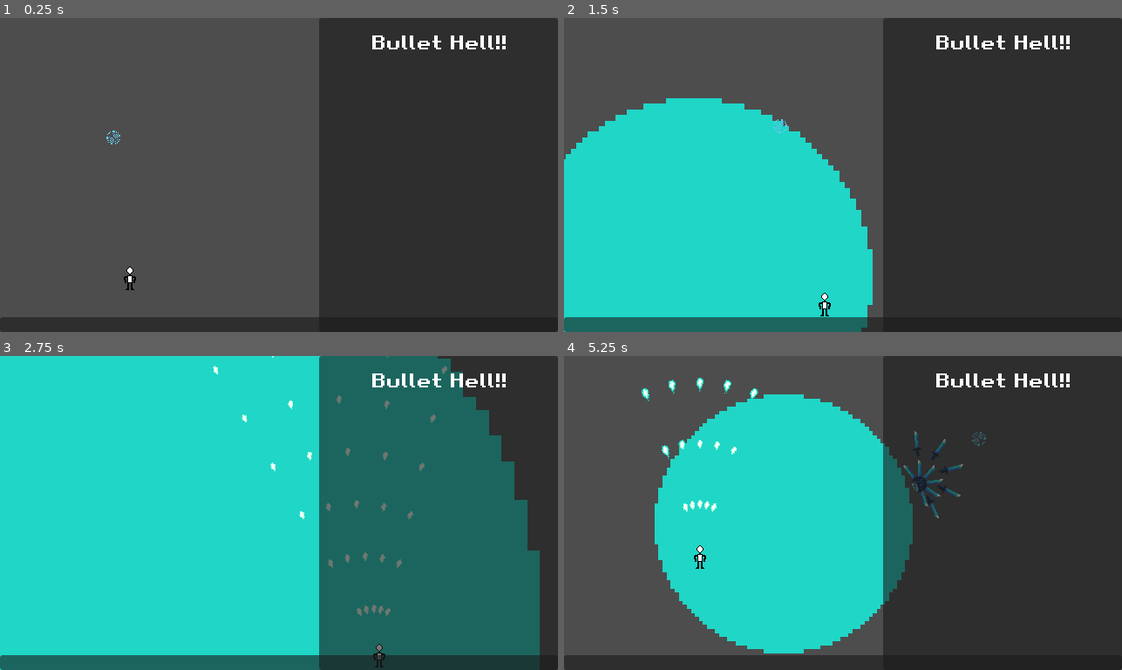
Above: before the commit, frames 1-4 (two rows, left to right).
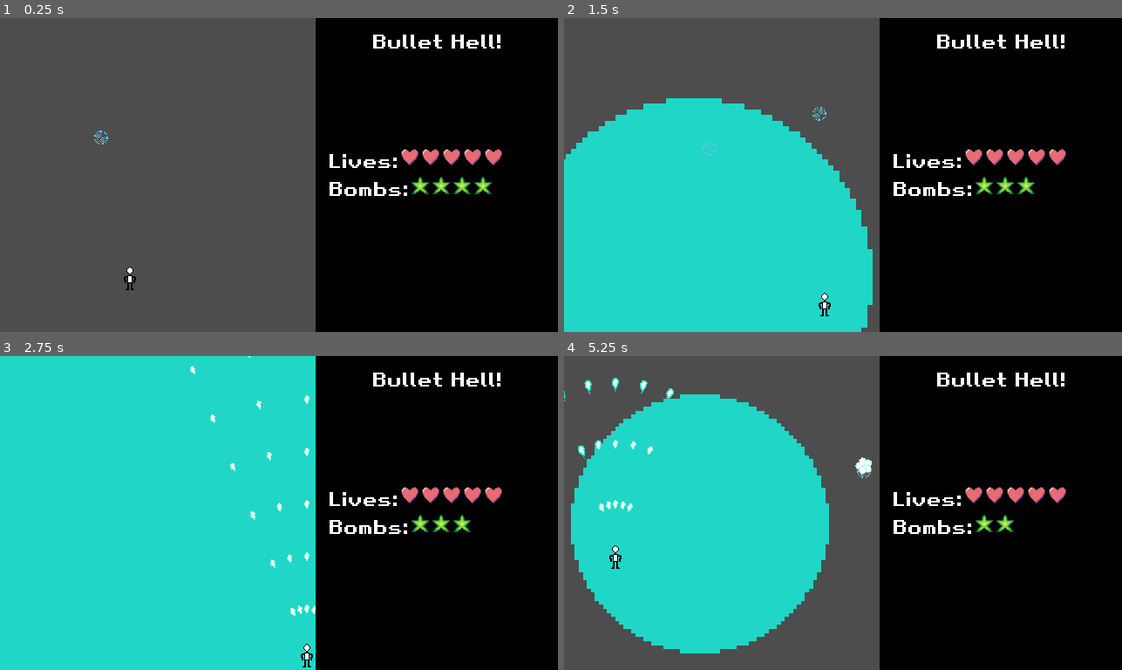
Above: after the commit, the same moments.

Repository: PhotonChaos/BulletHell
Game: Godot game, scene res://scenes/game.tscn
Two runs of this game, one before a commit and one after it. Both use one fixed random seed, a clock stepped at 60 frames per second and the inputs below.
Inputs:
- Up to frame 1 (0.25 s): no input
- Up to frame 2 (1.5 s): hold Right (move_right) 0.53-1.28 s; hold X (secondary) 0.53-1.28 s; hold Down (move_down) from 1.28 s (still down); tap Shift (focus) at 1.35 s
- Up to frame 3 (2.75 s): tap X (secondary) at 1.55, 2.3 s; release Down (move_down) at 2.03 s; hold Right (move_right) from 2.03 s (still down); hold Z (primary) from 2.03 s (still down)
- Up to frame 4 (5.25 s): release Right (move_right) at 2.78 s; release Z (primary) at 2.78 s; hold Up (move_up) 2.78-3.53 s; tap X (secondary) at 2.85, 4.55 s; hold X (secondary) 3.53-4.28 s; hold Left (move_left) 3.53-5.03 s; tap Shift (focus) at 4.35 s; hold Down (move_down) from 5.03 s (still down); hold Z (primary) from 5.03 s (still down)

The runs differ from the first frame. In frame 1, 46% of the frame differs, in the area x 0-100%, y 0-100%; in frame 2, 46%; in frame 3, 46%; in frame 4, 68%.

Commit message:
Added UI

Diff:
--- a/scenes/game.tscn
+++ b/scenes/game.tscn
@@ -1,13 +1,13 @@
 [gd_scene load_steps=10 format=3 uid="uid://uk6quv3bwyb6"]
 
 [ext_resource type="Script" uid="uid://cfuhtk0ngnq3" path="res://scripts/game.gd" id="1_lnu2h"]
+[ext_resource type="PackedScene" uid="uid://bj0d1se17qkg8" path="res://scenes/gameplay_ui.tscn" id="2_iywne"]
 [ext_resource type="PackedScene" uid="uid://b5a8qqajkoryp" path="res://scenes/player.tscn" id="2_lbhrr"]
 [ext_resource type="AudioStream" uid="uid://dnp48pthy6pnw" path="res://sound/not_mine/pop.mp3" id="4_iywne"]
 [ext_resource type="AudioStream" uid="uid://b1sojvrbym1ec" path="res://sound/bulletShoot1.wav" id="4_lbhrr"]
-[ext_resource type="Theme" uid="uid://burtlrkgl63lg" path="res://ui/main_theme.tres" id="5_iywne"]
 
 [sub_resource type="RectangleShape2D" id="RectangleShape2D_e2o6t"]
-size = Vector2(672, 392)
+size = Vector2(504, 442)
 
 [sub_resource type="RectangleShape2D" id="RectangleShape2D_lbhrr"]
 size = Vector2(651, 6)
@@ -23,44 +23,7 @@
 
 [node name="UILayer" type="CanvasLayer" parent="."]
 
-[node name="MainUI" type="Control" parent="UILayer"]
-layout_mode = 3
-anchors_preset = 15
-anchor_right = 1.0
-anchor_bottom = 1.0
-grow_horizontal = 2
-grow_vertical = 2
-theme = ExtResource("5_iywne")
-
-[node name="Panel" type="Panel" parent="UILayer/MainUI"]
-layout_mode = 1
-anchors_preset = 11
-anchor_left = 1.0
-anchor_right = 1.0
-anchor_bottom = 1.0
-offset_left = -274.0
-grow_horizontal = 0
-grow_vertical = 2
-
-[node name="Label" type="Label" parent="UILayer/MainUI/Panel"]
-layout_mode = 1
-anchors_preset = 10
-anchor_right = 1.0
-offset_bottom = 57.0
-grow_horizontal = 2
-text = "Bullet Hell!!"
-horizontal_alignment = 1
-vertical_alignment = 1
-
-[node name="Panel2" type="Panel" parent="UILayer/MainUI"]
-layout_mode = 1
-anchors_preset = 12
-anchor_top = 1.0
-anchor_right = 1.0
-anchor_bottom = 1.0
-offset_top = -17.0
-grow_horizontal = 2
-grow_vertical = 0
+[node name="GameplayUI" parent="UILayer" instance=ExtResource("2_iywne")]
 
 [node name="Player" parent="." instance=ExtResource("2_lbhrr")]
 position = Vector2(149, 297)
@@ -77,7 +40,7 @@
 collision_mask = 6
 
 [node name="CollisionShape2D" type="CollisionShape2D" parent="BulletBounds"]
-position = Vector2(323, 179)
+position = Vector2(205, 176)
 shape = SubResource("RectangleShape2D_e2o6t")
 
 [node name="BulletSoundPlayer" type="AudioStreamPlayer2D" parent="."]
@@ -110,8 +73,10 @@
 [node name="RightWall" type="StaticBody2D" parent="Walls"]
 
 [node name="CollisionShape2D" type="CollisionShape2D" parent="Walls/RightWall"]
-position = Vector2(640, 181)
+position = Vector2(362, 183)
 shape = SubResource("RectangleShape2D_p57ef")
 
+[connection signal="bombs_changed" from="Player" to="." method="_on_player_bombs_changed"]
+[connection signal="lives_changed" from="Player" to="." method="_on_player_lives_changed"]
 [connection signal="area_entered" from="BulletBounds" to="." method="_on_bullet_bounds_area_entered"]
 [connection signal="area_exited" from="BulletBounds" to="." method="_on_bullet_bounds_area_exited"]
--- /dev/null
+++ b/scenes/gameplay_ui.tscn
@@ -0,0 +1,85 @@
+[gd_scene load_steps=4 format=3 uid="uid://bj0d1se17qkg8"]
+
+[ext_resource type="Theme" uid="uid://burtlrkgl63lg" path="res://ui/main_theme.tres" id="1_wf0n7"]
+[ext_resource type="Script" uid="uid://cqwwmy1nmu3k5" path="res://scripts/gameplay_ui.gd" id="2_bcwfe"]
+[ext_resource type="Texture2D" uid="uid://dwhd67uutg258" path="res://textures/heart_icon.png" id="3_bcwfe"]
+
+[node name="GameplayUI" type="Control"]
+layout_mode = 3
+anchors_preset = 15
+anchor_right = 1.0
+anchor_bottom = 1.0
+grow_horizontal = 2
+grow_vertical = 2
+theme = ExtResource("1_wf0n7")
+script = ExtResource("2_bcwfe")
+
+[node name="ColorRect" type="ColorRect" parent="."]
+layout_mode = 1
+anchors_preset = 11
+anchor_left = 1.0
+anchor_right = 1.0
+anchor_bottom = 1.0
+offset_left = -278.0
+grow_horizontal = 0
+grow_vertical = 2
+color = Color(0, 0, 0, 1)
+
+[node name="Label" type="Label" parent="ColorRect"]
+layout_mode = 1
+anchors_preset = 10
+anchor_right = 1.0
+offset_bottom = 54.0
+grow_horizontal = 2
+text = "Bullet Hell!"
+horizontal_alignment = 1
+vertical_alignment = 1
+
+[node name="PlayerResources" type="VBoxContainer" parent="ColorRect"]
+layout_mode = 1
+anchors_preset = 14
+anchor_top = 0.5
+anchor_right = 1.0
+anchor_bottom = 0.5
+offset_top = -30.0
+offset_bottom = 30.0
+grow_horizontal = 2
+grow_vertical = 2
+
+[node name="LivesContainer" type="HBoxContainer" parent="ColorRect/PlayerResources"]
+layout_mode = 2
+
+[node name="Control" type="Control" parent="ColorRect/PlayerResources/LivesContainer"]
+custom_minimum_size = Vector2(10, 0)
+layout_mode = 2
+
+[node name="HPLabel" type="Label" parent="ColorRect/PlayerResources/LivesContainer"]
+layout_mode = 2
+size_flags_horizontal = 0
+text = "Lives:"
+vertical_alignment = 2
+
+[node name="HPIcons" type="HBoxContainer" parent="ColorRect/PlayerResources/LivesContainer"]
+layout_mode = 2
+
+[node name="TextureRect" type="TextureRect" parent="ColorRect/PlayerResources/LivesContainer/HPIcons"]
+layout_mode = 2
+size_flags_horizontal = 2
+size_flags_vertical = 4
+texture = ExtResource("3_bcwfe")
+stretch_mode = 2
+
+[node name="BombsContainer" type="HBoxContainer" parent="ColorRect/PlayerResources"]
+layout_mode = 2
+
+[node name="Control" type="Control" parent="ColorRect/PlayerResources/BombsContainer"]
+custom_minimum_size = Vector2(10, 0)
+layout_mode = 2
+
+[node name="BombLabel" type="Label" parent="ColorRect/PlayerResources/BombsContainer"]
+layout_mode = 2
+size_flags_horizontal = 0
+text = "Bombs:"
+
+[node name="BombIcons" type="HBoxContainer" parent="ColorRect/PlayerResources/BombsContainer"]
+layout_mode = 2
--- a/scenes/player.tscn
+++ b/scenes/player.tscn
@@ -63,5 +63,6 @@
 [node name="PlayerGrazeSFX" type="AudioStreamPlayer2D" parent="."]
 stream = ExtResource("5_qlg0r")
 
+[connection signal="ready" from="." to="." method="_on_ready"]
 [connection signal="area_entered" from="HitboxSprite/PlayerHitbox" to="." method="_on_player_hitbox_area_entered"]
 [connection signal="area_entered" from="PlayerGrazebox" to="." method="_on_player_grazebox_area_entered"]
--- a/scripts/bullet.gd
+++ b/scripts/bullet.gd
@@ -10,6 +10,8 @@
 ## Bullet sprite will be rotated by this much relative to the bullet object's rotation.[br]
 ## Defaults to PI/2 since 0 radians points on the x-axis in Godot.
 var rotation_offset: float = PI / 2
+
+var strong: bool = false
 
 func _ready():
 	var collider = get_node_or_null("Hitbox") as CollisionShape2D
--- a/scripts/bullet_stats.gd
+++ b/scripts/bullet_stats.gd
@@ -4,3 +4,4 @@
 @export var acceleration: Vector2 = Vector2.ZERO
 @export var rotate_to_velocity: bool = true
 @export var rotation_offset: float = 90
+@export var strong: bool = false
--- a/scripts/game.gd
+++ b/scripts/game.gd
@@ -16,6 +16,7 @@
 
 @onready var bullet_sfx = $BulletSoundPlayer as AudioStreamPlayer2D
 @onready var enemy_death_sfx = $EnemyDeathSoundPlayer as AudioStreamPlayer2D
+@onready var main_ui = $UILayer/GameplayUI as GameplayUI
 
 @onready var enemy_template: PackedScene = preload("res://scenes/enemy.tscn")
 
@@ -101,30 +102,39 @@
 
 	return _game_instance.get_tree().get_first_node_in_group('player').position
 
+
 ## SFX Methods
 static func play_enemy_death_sfx():
 	_game_instance.enemy_death_sfx.stop()
 	_game_instance.enemy_death_sfx.play()
 
+
+## Turns all bullets onscreen into points. [br]
+## If [param hard_clear] is set to true, also clears strong bullets (ones which survive bombs)
+static func clear_all_bullets(hard_clear=false):
+	var bullets
+
 func spawn_enemies():
 	var enemy = enemy_template.instantiate()
-	var posx = randf_range(100, 600)
+	var posx = randf_range(100, 360)
 
 	enemy.position = Vector2(posx, -60)
 	enemy.destination = Vector2(posx, randf_range(130, 200))
 	enemy.target_dest = true
-	enemy.tick_duration = 0.5
+	enemy.tick_duration = randf_range(0.1, 0.4)
 
-	var enemy_shots = randi_range(5, 10)
+	var enemy_shots = randi_range(3, 6)
 
 	enemy.tick_func = func (age: float, _position: Vector2):
-		GameController.spawn_ring(_position, "knife", enemy_shots, age * PI/15, 5, 40, 20)
+		GameController.spawn_ring(_position, "small_ball", enemy_shots, age * PI/15, 5, 40, 20)
 
 	add_child(enemy)
 
 
 func _ready() -> void:
 	_game_instance = self
+	var player: Player = get_tree().get_first_node_in_group('player')
+	player.emit_stats()
 
 func _process(delta: float) -> void:
 	sfx_cooldown = max(0, sfx_cooldown - delta)
@@ -137,10 +147,18 @@
 		bullet_sfx.play()
 
 	if enemy_cooldown <= 0:
-		enemy_cooldown = 1
+		enemy_cooldown = 0.4
 		spawn_enemies()
 
 
 func _on_bullet_bounds_area_exited(area: Area2D) -> void:
 	# Triggers whenever a bullet exits the area
 	area.queue_free()  # Only bullets and enemies should be on layer 2
+
+
+func _on_player_bombs_changed(old: int, new: int) -> void:
+	main_ui.set_bombs(new)
+
+
+func _on_player_lives_changed(old: int, new: int) -> void:
+	main_ui.set_lives(new)
--- /dev/null
+++ b/scripts/gameplay_ui.gd
@@ -0,0 +1,45 @@
+class_name GameplayUI
+extends Control
+
+var heart_icon = preload("res://textures/heart_icon.png")
+var bomb_icon  = preload("res://textures/bomb_icon.png")
+
+@onready var livesContainer = $ColorRect/PlayerResources/LivesContainer/HPIcons as HBoxContainer
+@onready var bombsContainer = $ColorRect/PlayerResources/BombsContainer/BombIcons as HBoxContainer
+
+
+func set_lives(lives: int):
+	for child in livesContainer.get_children(true):
+		child.queue_free()
+
+	for i in range(lives):
+		var icon = TextureRect.new()
+
+		icon.texture = heart_icon
+		icon.position = Vector2(0, 4)
+		icon.stretch_mode = TextureRect.STRETCH_KEEP
+		icon.expand_mode = TextureRect.EXPAND_KEEP_SIZE
+
+		livesContainer.add_child(icon)
+
+
+func set_bombs(bombs: int):
+	if bombs < 0:
+		bombs = 0
+
+	for child in bombsContainer.get_children(true):
+		child.queue_free()
+
+	for i in range(bombs):
+		var icon = TextureRect.new()
+
+		icon.texture = bomb_icon
+		icon.position = Vector2(0, 4)
+		icon.stretch_mode = TextureRect.STRETCH_KEEP
+		icon.expand_mode = TextureRect.EXPAND_KEEP_SIZE
+
+		bombsContainer.add_child(icon)
+
+
+func set_score(score: int):
+	pass
--- a/scripts/player.gd
+++ b/scripts/player.gd
@@ -1,7 +1,8 @@
 class_name Player
 extends RigidBody2D
 
-signal player_damage
+signal lives_changed(old: int, new: int)
+signal bombs_changed(old: int, new: int)
 
 ## Player Settings
 @export var speed: float
@@ -66,10 +67,18 @@
 		shot.velocity = Vector2.from_angle(angle_start + i*gap_size) * 20
 		add_sibling(shot)
 
-func bomb() -> void:
+func use_bomb() -> void:
 	var bomb = bomb_template.instantiate() as Bomb
 	bomb.position = position
 	add_sibling(bomb)
+
+
+## Causes the player to emit all of it's stat changed signals
+## Order is lives, bombs, score
+func emit_stats():
+	lives_changed.emit(_lives, _lives)
+	bombs_changed.emit(_bombs, _bombs)
+	# TODO: Score
 
 func _ready() -> void:
 	state = PlayerState.NORMAL
@@ -89,6 +98,7 @@
 	else:
 		_shot_gap_size = 0
 		_focus_gap_size = 0
+
 
 func _physics_process(delta: float) -> void:
 	# Moving
@@ -134,19 +144,21 @@
 
 		if Input.is_action_pressed("secondary") and _bombs > 0:
 			_bomb_cooldown = 0
+			itime += 6
 			_bombs -= 1
-			itime += 6
-			bomb()
-
+			bombs_changed.emit(_bombs+1, _bombs)
+			use_bomb()
 
 
 func _on_player_hitbox_area_entered(area: Area2D) -> void:
 	if itime > 0:
 		return
 
+	_lives -= 1
+
 	area.queue_free()
 	sfx_player_hit.play()
-	player_damage.emit()
+	lives_changed.emit(_lives+1, _lives)
 
 	itime = MAX_ITIME
 
Not shown, added: scripts/gameplay_ui.gd.uid
Binary file added: textures/UISprites.aseprite
Binary file added: textures/bomb_icon.png
Not shown, added: textures/bomb_icon.png.import
Binary file added: textures/heart_icon.png
Not shown, added: textures/heart_icon.png.import
